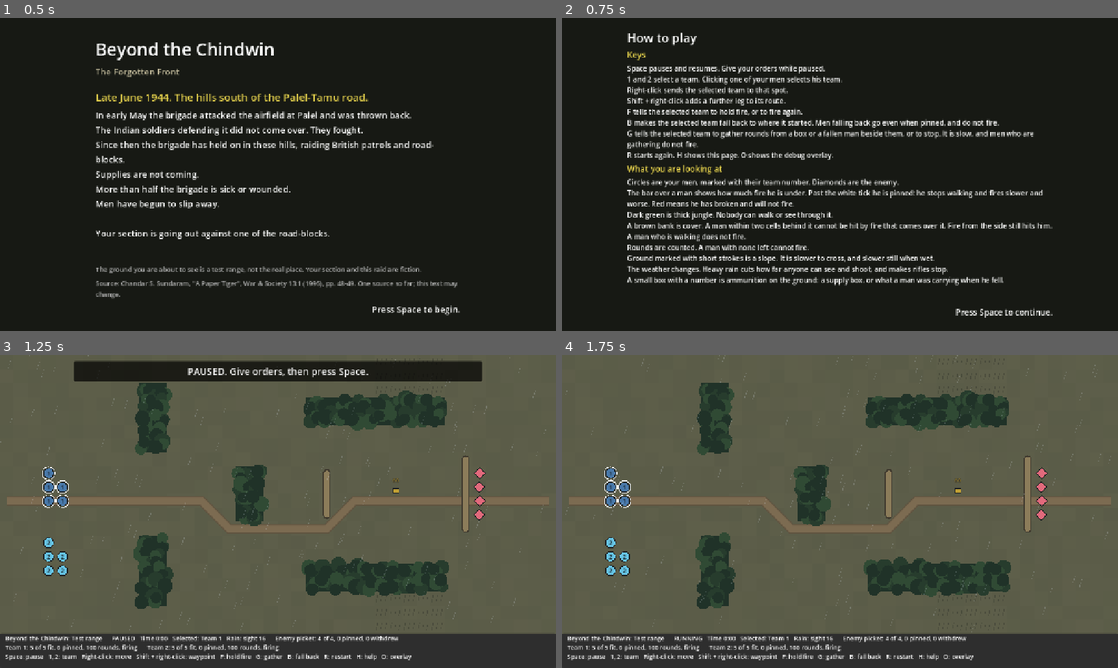
Above: before the commit, frames 1-4 (two rows, left to right).
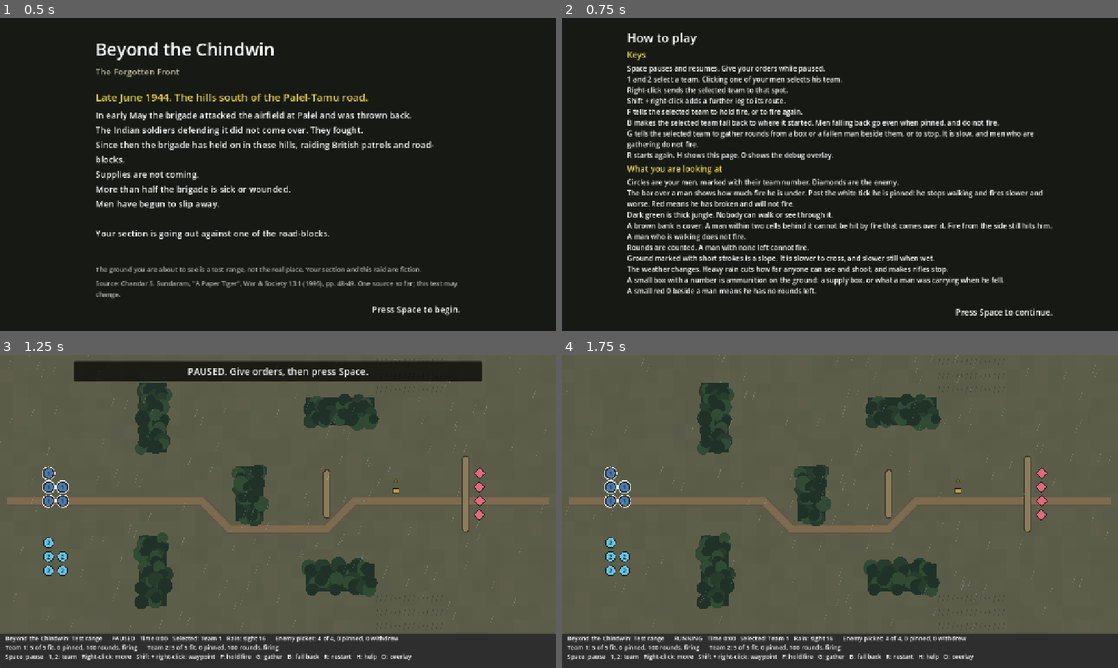
Above: after the commit, the same moments.

Repository: amitvgi12/Chindwin
Game: Godot game, scene res://scenes/briefing.tscn
The game is run twice, just before and just after one commit, with the same random seed, the same clock (stepped at 60 frames per second) and the same inputs.
Inputs (mouse positions are in pixels of both pictures, inside the frame that each line leads up to):
- Up to frame 1 (0.5 s): no input
- Up to frame 2 (0.75 s): tap Enter (ui_accept) at 0.5 s; move the mouse to (962, 158) at 0.52 s; tap 1 (game_select_team_1) at 0.6 s; click (962, 158) at 0.67 s
- Up to frame 3 (1.25 s): tap Enter (ui_accept) at 0.77 s
- Up to frame 4 (1.75 s): tap Space (game_pause) at 1.25 s; drag from (728, 527) to (812, 574) at 1.27 s

Frame 1 is identical in both runs. In frame 2, 0.4% of the frame differs, in the area x 11-46%, y 86-89%; in frame 3, 2.6%, in the area x 67-81%, y 11-77%; in frame 4, 2.6%.

Commit message:
Make pinning matter on the flank; show when a team has no rounds
From three screenshots of Amit's play.

- A double flank with nobody pinning won 199 times in 200 and kept
  nearly as many men as pinning first. The jungle strips hid each flank
  route until close range; they are now half as long, so the last
  stretch crosses open slope in the picket's view
- New test: pinning first must keep at least one more man fit than a
  double flank. Gate 1 still passes
- A team with no rounds says so; a man with none has a red 0; with the
  whole section dry, the strip says what G and B do
- Slow fire was built, measured worse on every count, and removed
- Research notes on appeals checked claim by claim in TO_VERIFY
  section 9; the appeal encounter moves up to next in the backlog

Co-Authored-By: Claude Opus 5.5 <noreply@anthropic.com>

Diff:
--- a/game/data/scenarios/test_range.json
+++ b/game/data/scenarios/test_range.json
@@ -6,8 +6,8 @@
     [10, 2, 2, 5],
     [10, 13, 2, 5],
     [17, 8, 2, 4],
-    [22, 3, 10, 2],
-    [22, 15, 10, 2]
+    [22, 3, 5, 2],
+    [22, 15, 5, 2]
   ],
   "cover_rects": [
     [23, 8, 1, 4],
--- a/game/dev/gate1_report.gd
+++ b/game/dev/gate1_report.gd
@@ -19,6 +19,7 @@
 		Gate1Plans.Plan.PIN_THEN_FLANK: "PIN THEN FLANK",
 		Gate1Plans.Plan.RUSH_THE_BANK: "RUSH THE BANK",
 		Gate1Plans.Plan.FLANK_WITHOUT_FIRE: "FLANK WITHOUT COVERING FIRE (for comparison)",
+		Gate1Plans.Plan.DOUBLE_FLANK: "DOUBLE FLANK, NOBODY PINNING (for comparison)",
 	}
 	for plan: Gate1Plans.Plan in names:
 		var name: String = names[plan]
--- a/game/locale/strings.csv
+++ b/game/locale/strings.csv
@@ -63,3 +63,6 @@
 CONTROLS_KEY_8,R starts again. H shows this page. O shows the debug overlay.
 CONTROLS_MARK_9,"A small box with a number is ammunition on the ground: a supply box, or what a man was carrying when he fell."
 HUD_GATHER_ON,gathering
+HUD_NO_ROUNDS,no rounds left
+HUD_HINT_NO_ROUNDS,Your section has no rounds left. G gathers from a box or a fallen man beside you. B falls back.
+CONTROLS_MARK_10,A small red 0 beside a man means he has no rounds left.
--- a/game/src/ui/battle_view.gd
+++ b/game/src/ui/battle_view.gd
@@ -39,6 +39,7 @@
 const COLOUR_RAIN_HAZE: Color = Color(0.45, 0.55, 0.65, 1.0)
 const COLOUR_SLOPE_STROKE: Color = Color(0.0, 0.0, 0.0, 0.22)
 const COLOUR_CACHE: Color = Color("c9a227")
+const COLOUR_NO_ROUNDS: Color = Color("ff3b30")
 
 # Soldiers. The palette stays distinct for colour-blind players, and shape
 # differs too: player soldiers are circles, enemy soldiers are diamonds.
@@ -341,7 +342,12 @@
 	var lines: PackedStringArray = PackedStringArray()
 	lines.append("      ".join(PackedStringArray([title, status, enemy])))
 	lines.append("      ".join(strengths))
-	lines.append(tr("HUD_CONTROLS"))
+	# When nobody has a round left, the controls line gives way to what can be done.
+	var player: SimSoldier.BattleSide = SimSoldier.BattleSide.PLAYER
+	var stuck: bool = (
+		sim.outcome() == Simulation.Outcome.IN_PROGRESS and sim.rounds_left(player) == 0
+	)
+	lines.append(tr("HUD_HINT_NO_ROUNDS") if stuck else tr("HUD_CONTROLS"))
 	_hud_text.text = "\n".join(lines)
 
 
@@ -425,6 +431,8 @@
 	var fire_key: String = "HUD_FIRE_ON" if team_is_firing(team_id) else "HUD_FIRE_OFF"
 	if team_is_gathering(team_id):
 		fire_key = "HUD_GATHER_ON"
+	elif sim.team_rounds(player, team_id) == 0:
+		fire_key = "HUD_NO_ROUNDS"
 	var values: Dictionary[String, Variant] = {
 		"team": team_id,
 		"fit": fit,
@@ -637,6 +645,11 @@
 			Color.BLACK
 		)
 	_draw_suppression_meter(soldier, centre)
+	if soldier.side == SimSoldier.BattleSide.PLAYER and soldier.rounds == 0:
+		var where: Vector2 = centre + Vector2(9, 15)
+		var font: Font = ThemeDB.fallback_font
+		draw_string_outline(font, where, "0", HORIZONTAL_ALIGNMENT_LEFT, -1, 12, 4, COLOUR_OUTLINE)
+		draw_string(font, where, "0", HORIZONTAL_ALIGNMENT_LEFT, -1, 12, COLOUR_NO_ROUNDS)
 
 
 ## A bar over a man's head showing how much fire he is under. It fills from
--- a/game/src/ui/controls_card.gd
+++ b/game/src/ui/controls_card.gd
@@ -26,6 +26,7 @@
 	"CONTROLS_MARK_7",
 	"CONTROLS_MARK_8",
 	"CONTROLS_MARK_9",
+	"CONTROLS_MARK_10",
 ]
 
 ## Scene to open when the player continues. Empty when shown inside the map.
--- a/game/test/support/gate1_plans.gd
+++ b/game/test/support/gate1_plans.gd
@@ -18,11 +18,19 @@
 ## is doing any work.
 ##
 ##   FLANK_WITHOUT_FIRE   as PIN_THEN_FLANK, but team 1 holds fire throughout
+##   DOUBLE_FLANK         both teams set off at once, one round each side, and
+##                        nobody pins the picket first
 ##
 ## An attack SUCCEEDS when, within the time limit, the picket has nobody left
 ## in the fight and at least six of the ten attackers are still fit.
 
-enum Plan { FRONTAL, PIN_THEN_FLANK, RUSH_THE_BANK, FLANK_WITHOUT_FIRE }
+enum Plan {
+	FRONTAL,
+	PIN_THEN_FLANK,
+	RUSH_THE_BANK,
+	FLANK_WITHOUT_FIRE,
+	DOUBLE_FLANK,
+}
 
 const TEST_RANGE: String = "res://data/scenarios/test_range.json"
 const RULES: String = "res://data/rules/prototype_rules.tres"
@@ -69,6 +77,14 @@
 	if plan == Plan.FRONTAL:
 		sim.order_move(1, Vector2i(30, 8))
 		sim.order_move(2, Vector2i(30, 11))
+	elif plan == Plan.DOUBLE_FLANK:
+		sim.order_move(1, Vector2i(20, 1))
+		sim.order_move(2, Vector2i(20, 18))
+		sim.step()
+		sim.order_move(1, Vector2i(33, 1), true)
+		sim.order_move(1, Vector2i(35, 4), true)
+		sim.order_move(2, Vector2i(33, 18), true)
+		sim.order_move(2, Vector2i(35, 15), true)
 	elif plan == Plan.RUSH_THE_BANK:
 		sim.order_move(1, Vector2i(32, 8))
 		sim.order_move(2, Vector2i(32, 11))
@@ -103,6 +119,14 @@
 	return result
 
 
+## Average number of attackers still fit at the end, over seeds 1 to `runs`.
+static func average_fit(plan: Plan, runs: int) -> float:
+	var total: int = 0
+	for seed_value: int in range(1, runs + 1):
+		total += play(plan, seed_value).attackers_fit
+	return float(total) / runs
+
+
 ## How many of the seeds 1 to `runs` end in success for a plan.
 static func successes(plan: Plan, runs: int) -> int:
 	var count: int = 0
--- a/game/test/unit/test_battle_view.gd
+++ b/game/test/unit/test_battle_view.gd
@@ -331,3 +331,22 @@
 
 func test_the_test_range_has_an_ammunition_box_in_the_open() -> void:
 	assert_eq(view.sim.rounds_on_the_ground(), 60)
+
+
+func test_a_team_with_no_rounds_says_so_instead_of_firing() -> void:
+	for soldier: SimSoldier in view.sim.living(SimSoldier.BattleSide.PLAYER, 1):
+		soldier.rounds = 0
+	view._process(0.0)
+	assert_string_contains(
+		view.hud_text(), "Team 1: 5 of 5 fit, 0 pinned, 0 rounds, no rounds left"
+	)
+	assert_string_contains(view.hud_text(), "Space: pause", "team 2 still has rounds")
+
+
+func test_when_the_whole_section_is_out_of_rounds_the_strip_says_what_to_do() -> void:
+	for soldier: SimSoldier in view.sim.soldiers:
+		if soldier.side == SimSoldier.BattleSide.PLAYER:
+			soldier.rounds = 0
+	view._process(0.0)
+	assert_string_contains(view.hud_text(), "G gathers")
+	assert_string_contains(view.hud_text(), "B falls back")
--- a/game/test/unit/test_determinism.gd
+++ b/game/test/unit/test_determinism.gd
@@ -15,12 +15,12 @@
 ## run the tests, copy the new value from the failure message, and say why
 ## in the commit.
 const GOLDEN_SNAPSHOT: String = (
-	"tick=434 weather=rain 0:22,9,1,0,4,40,0,0 1:22,10,1,0,5,40,0,0 "
-	+ "2:21,9,1,0,5,40,0,0 3:20,8,0,0,0,0,0,0 4:21,10,1,0,4,40,0,0 "
-	+ "5:33,2,1,2,18,59,0,0 6:33,1,1,4,18,55,0,0 7:33,2,1,3,18,63,0,0 "
-	+ "8:33,3,1,1,18,51,0,0 9:33,1,0,0,0,0,0,0 10:38,9,1,0,13,0,1,1 "
-	+ "11:39,9,1,0,15,0,1,1 12:38,10,1,0,13,0,1,1 13:34,11,0,0,0,0,0,0 "
-	+ "ground=113"
+	"tick=601 weather=downpour 0:22,9,1,0,0,66,0,0 1:22,10,1,0,0,66,0,0 "
+	+ "2:21,9,1,0,0,66,0,0 3:20,8,0,0,0,0,0,0 4:21,10,1,0,0,66,0,0 "
+	+ "5:25,1,0,0,0,0,0,0 6:26,2,1,11,15,86,1,0 7:27,2,0,0,0,0,0,0 "
+	+ "8:25,1,0,0,0,0,0,0 9:28,0,0,0,0,0,0,0 10:34,8,1,0,0,17,0,0 "
+	+ "11:34,9,1,0,0,15,0,0 12:34,10,1,0,0,14,0,0 13:34,11,1,0,0,14,0,0 "
+	+ "ground=157"
 )
 
 
--- a/game/test/unit/test_gate1_criterion.gd
+++ b/game/test/unit/test_gate1_criterion.gd
@@ -33,3 +33,16 @@
 	var with_fire: int = Gate1Plans.successes(Gate1Plans.Plan.PIN_THEN_FLANK, RUNS)
 	var without: int = Gate1Plans.successes(Gate1Plans.Plan.FLANK_WITHOUT_FIRE, RUNS)
 	assert_gte(with_fire, without, "covering fire: %d, without: %d" % [with_fire, without])
+
+
+## Pillar 1 says fire fixes and movement wins. If going round both sides at
+## once without pinning costs about as little as pinning first, the game is
+## really saying "just move". Added after Amit won that way in 28 seconds.
+func test_pinning_first_keeps_more_men_than_a_double_flank_without_it() -> void:
+	var pinned_first: float = Gate1Plans.average_fit(Gate1Plans.Plan.PIN_THEN_FLANK, RUNS)
+	var no_pinning: float = Gate1Plans.average_fit(Gate1Plans.Plan.DOUBLE_FLANK, RUNS)
+	assert_gte(
+		pinned_first,
+		no_pinning + 1.0,
+		"men fit: pin first %.1f, double flank %.1f" % [pinned_first, no_pinning]
+	)
Binary file changed: game/locale/strings.en.translation
Not shown, changed: docs/BACKLOG.md
Not shown, changed: docs/DEVLOG.md
Not shown, changed: docs/history/TO_VERIFY.md
